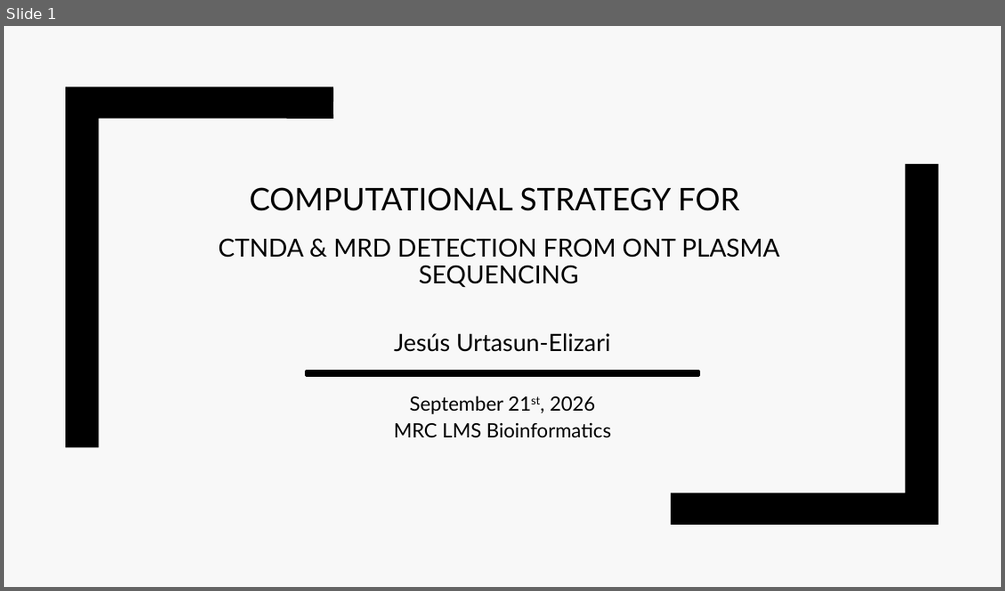
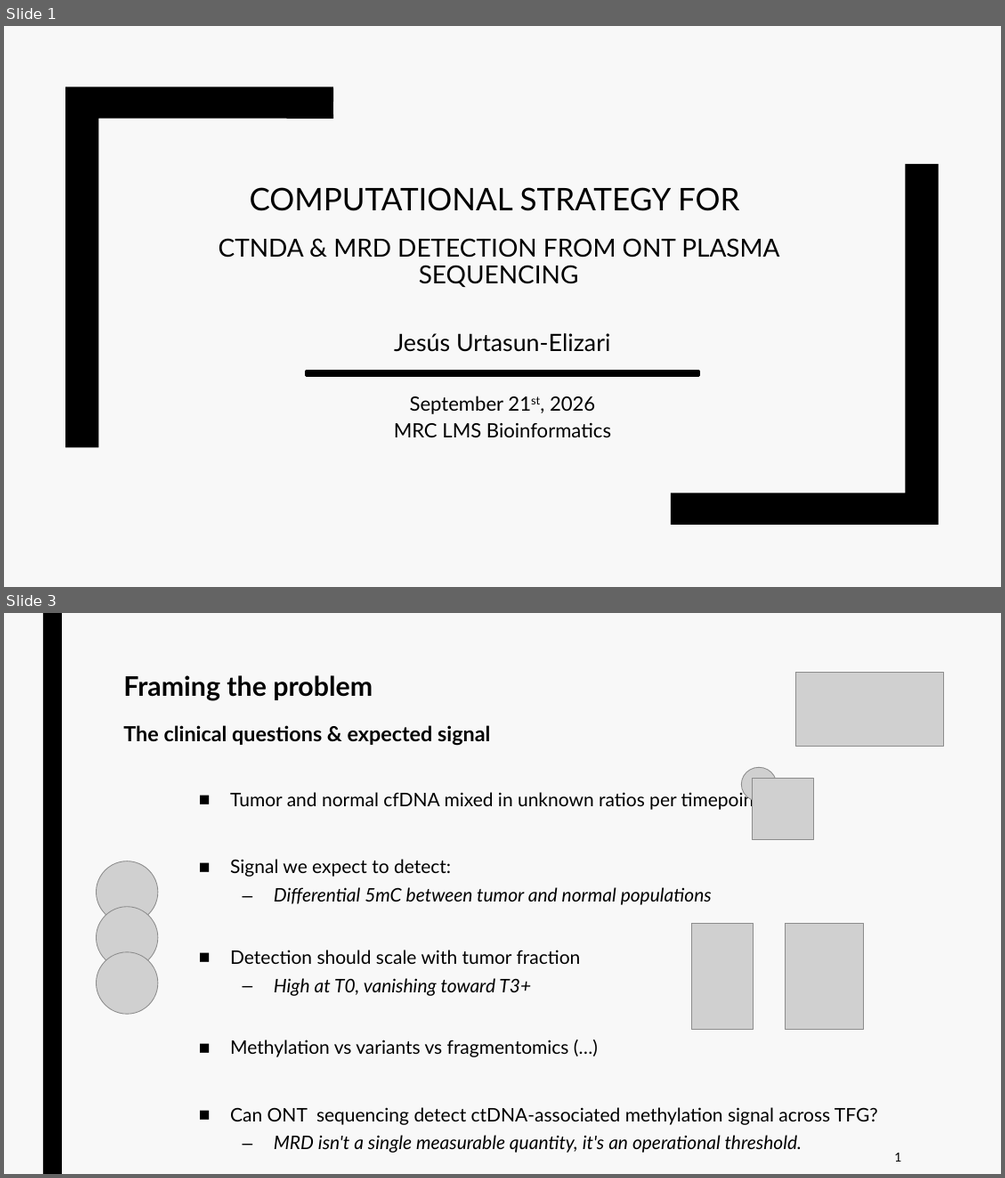
Before and after one commit to jurtasun/presentations, a slide deck: 202609_vhio_symposium/202609_vhio_technical.ppt. Shown one above the other, each under a label of ours: slide 1 before the commit, slides 1 and 3 after it; the slides between them are not shown. The pictures are 1005x591 and 1005x1178 pixels, drawn with LibreOffice and Linux fonts; fonts in the diff are those of the drawing; grey boxes stand for pictures. Boxes give left, top, right and bottom in pixels: in the first picture for what was removed or moved away, otherwise in the second. Text is boxed around its words. In the diff, an @@ line names an element or a change of style, - is before the commit and + after.

```diff
--- a/202609_vhio_symposium/202609_vhio_technical.ppt
+++ b/202609_vhio_symposium/202609_vhio_technical.ppt
@@ slide 3 added at <box>4,613,1001,1174</box>, background #F8F8F8 @@
@@ rectangle added at <box>43,613,62,1174</box>, fill #000000 @@
@@ title added at <box>123,675,490,746</box>, 20 pt, text #000000, bold @@
+Framing the problem
+The clinical questions & expected signal
@@ picture added at <box>796,672,944,746</box> @@
@@ picture added at <box>741,767,777,801</box> @@
@@ text added at <box>230,790,878,1152</box>, 18 pt, text #000000 @@
+■ Tumor and normal cfDNA mixed in unknown ratios per timepoint
+■ Signal we expect to detect:
+  – Differential 5mC between tumor and normal populations
+■ Detection should scale with tumor fraction
+  – High at T0, vanishing toward T3+
+■ Methylation vs variants vs fragmentomics (…)
+■ Can ONT sequencing detect ctDNA-associated methylation signal across TFG?
+  – MRD isn't a single measurable quantity, it's an operational threshold.
@@ picture added at <box>752,778,814,840</box> @@
@@ picture added at <box>96,861,158,924</box> @@
@@ picture added at <box>96,907,158,969</box> @@
@@ picture added at <box>692,924,753,1030</box> @@
@@ picture added at <box>785,924,863,1030</box> @@
@@ picture added at <box>96,952,158,1013</box> @@
@@ text added at <box>894,1152,901,1161</box>, 12 pt, text #000000 @@
+1
```
Also in this commit, not shown: 2 slides changed, 19 other slides added, 8 slides removed, 28 other files.
